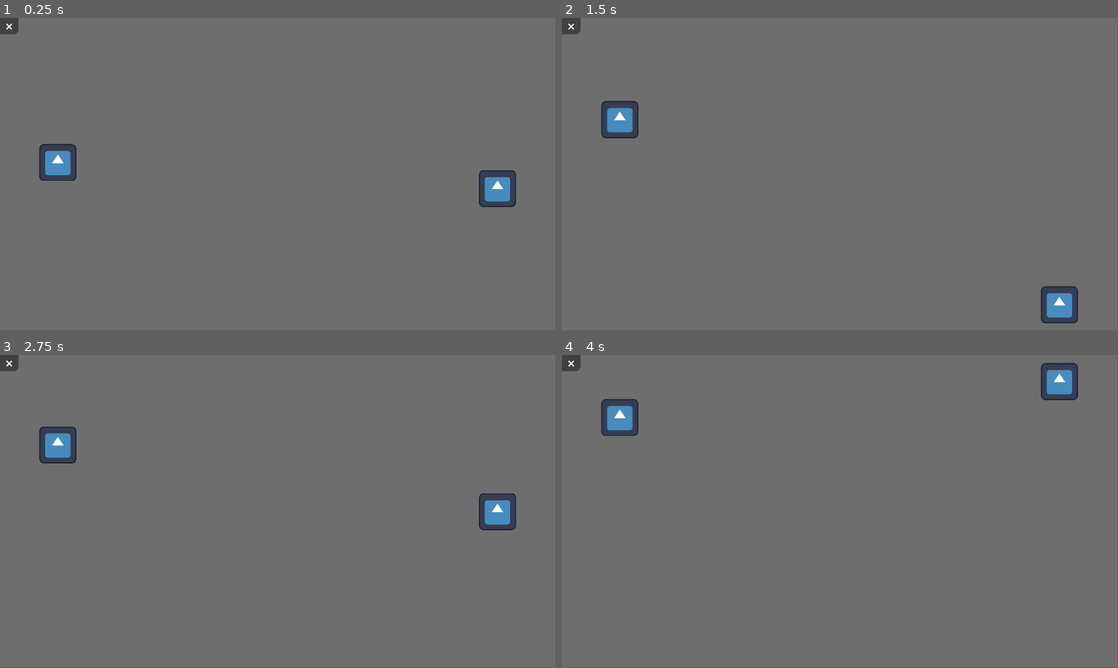
Above: before the commit, frames 1-4 (two rows, left to right).
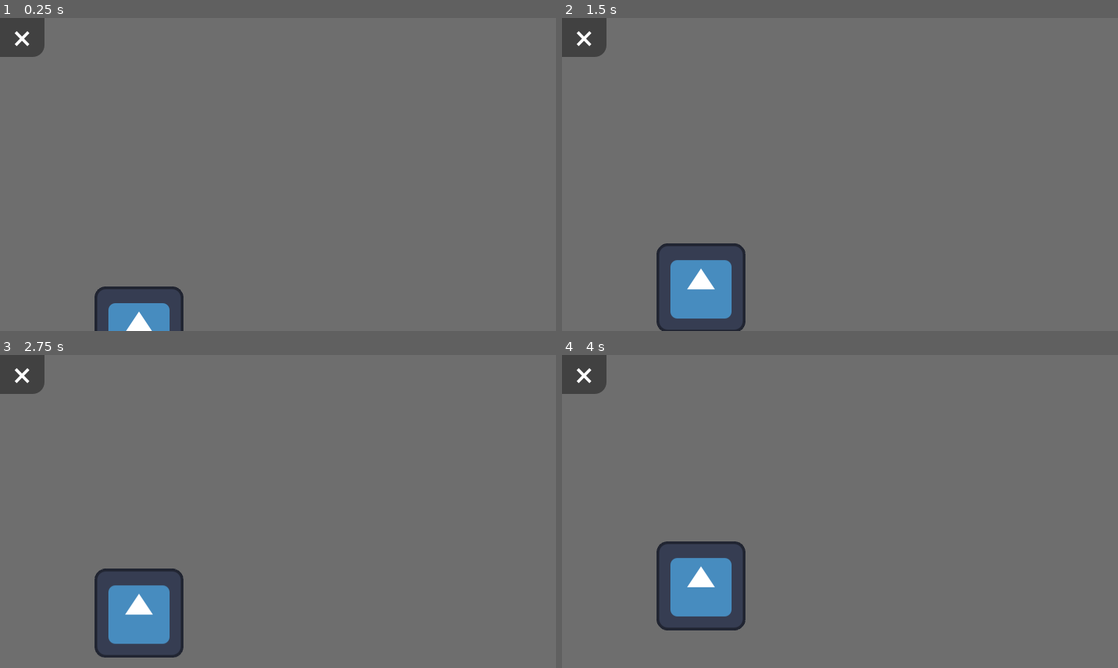
Above: after the commit, the same moments.

Repository: parrotwise/gmtk26-pong
Game: Godot game, scene res://Scenes/game_scene.tscn
Two runs of this game, one before a commit and one after it. Both use one fixed random seed, a clock stepped at 60 frames per second and the inputs below. The engine's default icon, where the game draws it, is replaced by a stand-in: a white triangle on a blue panel in a dark square.
Inputs:
- Up to frame 1 (0.25 s): no input
- Up to frame 2 (1.5 s): hold Up (ui_up) 0.53-1.28 s; hold Down (ui_down) from 1.28 s (still down)
- Up to frame 3 (2.75 s): release Down (ui_down) at 2.03 s; hold Up (ui_up) from 2.03 s (still down)
- Up to frame 4 (4 s): release Up (ui_up) at 3.53 s; hold Down (ui_down) from 3.53 s (still down)
In our replay, the window is 799x449 before the commit and 800x450 after it. These sizes can differ from the game's own. Grey fills any space a smaller window leaves; there, only what the larger window draws over its background counts as a difference.

The runs differ from the first frame. In frame 1, 4.6% of the frame differs, in the area x 0-93%, y 0-100%; in frame 2, 6.8%; in frame 3, 6.9%; in frame 4, 6.9%, in the area x 0-93%, y 0-88%.

Commit message:
Changed project size to 800x450.

Diff:
--- a/project.godot
+++ b/project.godot
@@ -22,8 +22,8 @@
 
 [display]
 
-window/size/viewport_width=1920
-window/size/viewport_height=1080
+window/size/viewport_width=800
+window/size/viewport_height=450
 window/size/borderless=true
 
 [physics]
